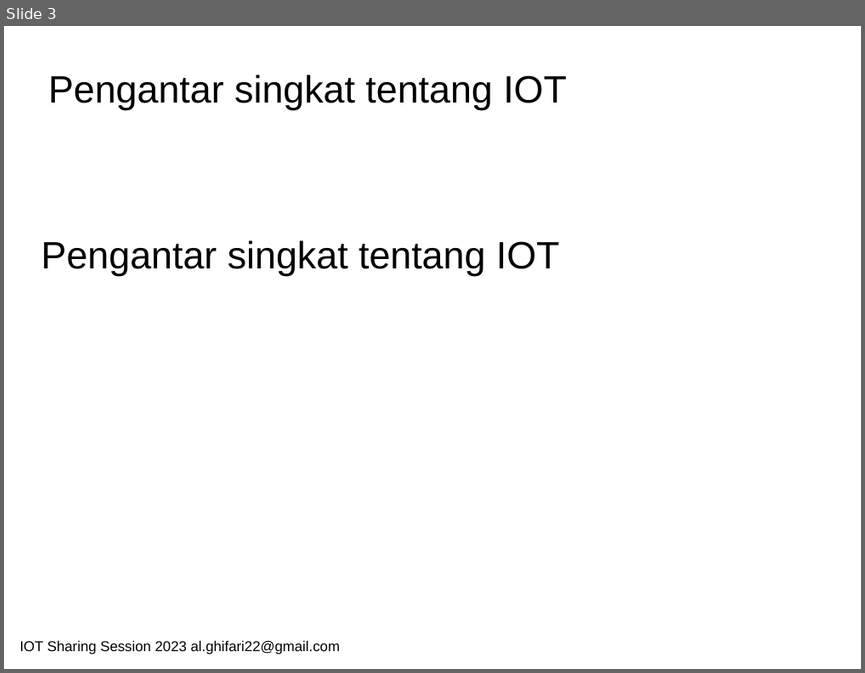
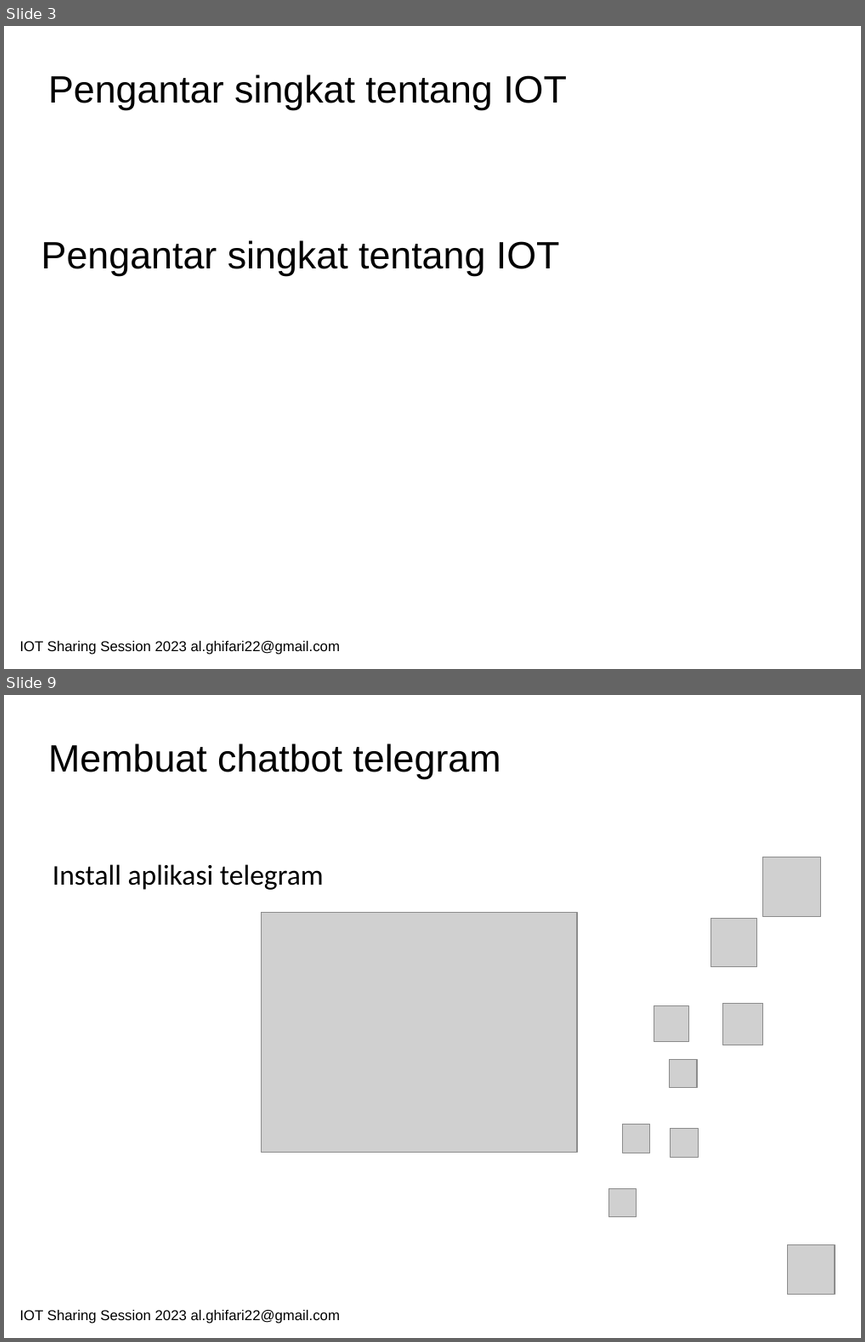
Before and after one commit to bangjii/IOT-Sharing-Telegram-Chatbot, a slide deck: IOT Sharing Session 2023 - Hudzaifah.pptx. Shown one above the other, each under a label of ours: slide 3 before the commit, slides 3 and 9 after it; the slides between them are not shown. The pictures are 865x673 and 865x1342 pixels, drawn with LibreOffice and Linux fonts; fonts in the diff are those of the drawing; grey boxes stand for pictures. Boxes give left, top, right and bottom in pixels: in the first picture for what was removed or moved away, otherwise in the second. Text is boxed around its words. In the diff, an @@ line names an element or a change of style, - is before the commit and + after.

```diff
--- a/IOT Sharing Session 2023 - Hudzaifah.pptx
+++ b/IOT Sharing Session 2023 - Hudzaifah.pptx
@@ slide 9 added at box(4, 695, 861, 1338), background #FFFFFF @@
@@ text added at box(48, 743, 500, 779), 32 pt, text #000000 @@
+Membuat chatbot telegram
@@ text added at box(52, 864, 324, 890), 24 pt, text #000000 @@
+Install aplikasi telegram
@@ picture added at box(261, 912, 577, 1151) @@
@@ group added at box(608, 857, 821, 1217): 8 pictures @@
@@ picture added at box(787, 1245, 834, 1294) @@
@@ text added at box(20, 1310, 340, 1323), 12 pt, text #000000 @@
+IOT Sharing Session 2023 al.ghifari22@gmail.com
```
Also in this commit, not shown: 4 slides changed, 9 other slides added, 1 slide removed.
